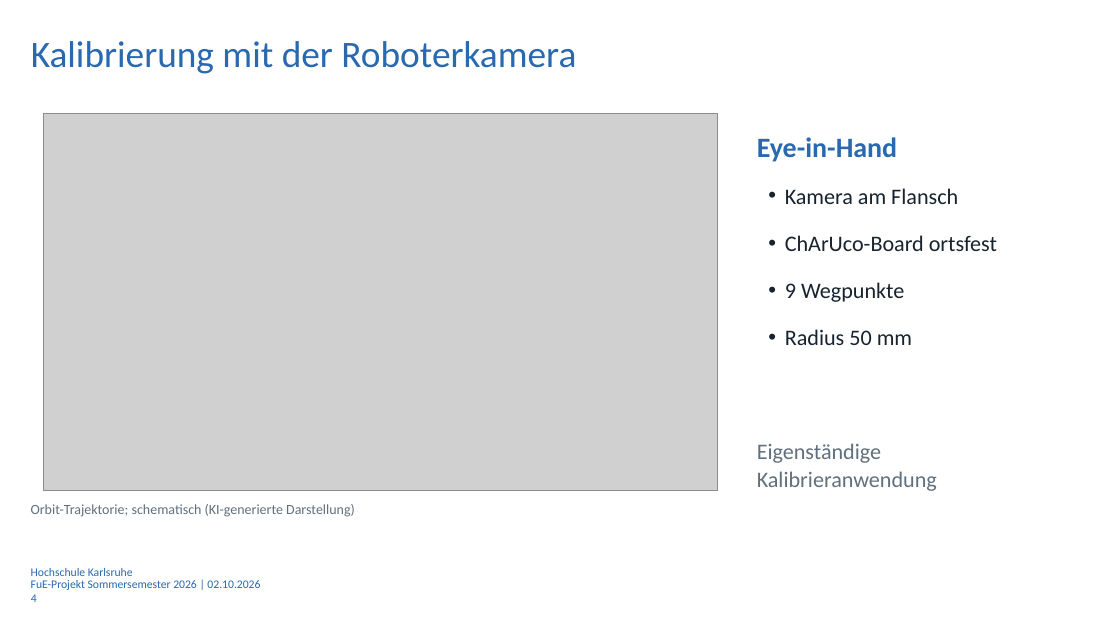
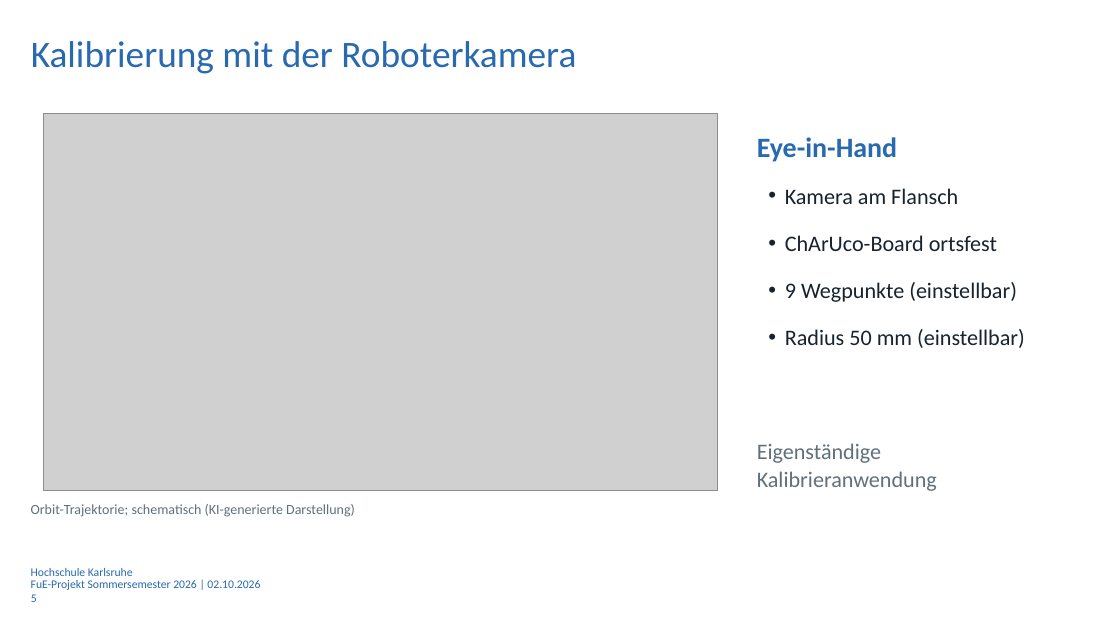
Before and after one commit to Luze212/roboter_tetris, a slide deck: slide 5 of Projektbericht/Presentation/Abschlussprasentation_RoboterTetris_V01_3.pptx (slide 4 before the commit). Drawn at 1120x630 pixels with LibreOffice and Linux fonts; fonts in the diff are those of the drawing; grey boxes stand for pictures; background and template pictures are left out. Boxes give left, top, right and bottom in pixels: in the first picture for what was removed or moved away, otherwise in the second. Text is boxed around its words. In the diff, an @@ line names an element or a change of style, - is before the commit and + after.

```diff
--- a/Projektbericht/Presentation/Abschlussprasentation_RoboterTetris_V01_3.pptx
+++ b/Projektbericht/Presentation/Abschlussprasentation_RoboterTetris_V01_3.pptx
@@ text at [785, 282, 1017, 302]: text changed @@
-• 9 Wegpunkte
+• 9 Wegpunkte (einstellbar)
@@ text at [785, 329, 1025, 348]: text changed @@
-• Radius 50 mm
+• Radius 50 mm (einstellbar)
@@ page number at [31, 594, 37, 602]: text changed @@
-4
+5
```
Also in this commit, not shown: 10 other slides changed, 2 slides added, 3 other files.
